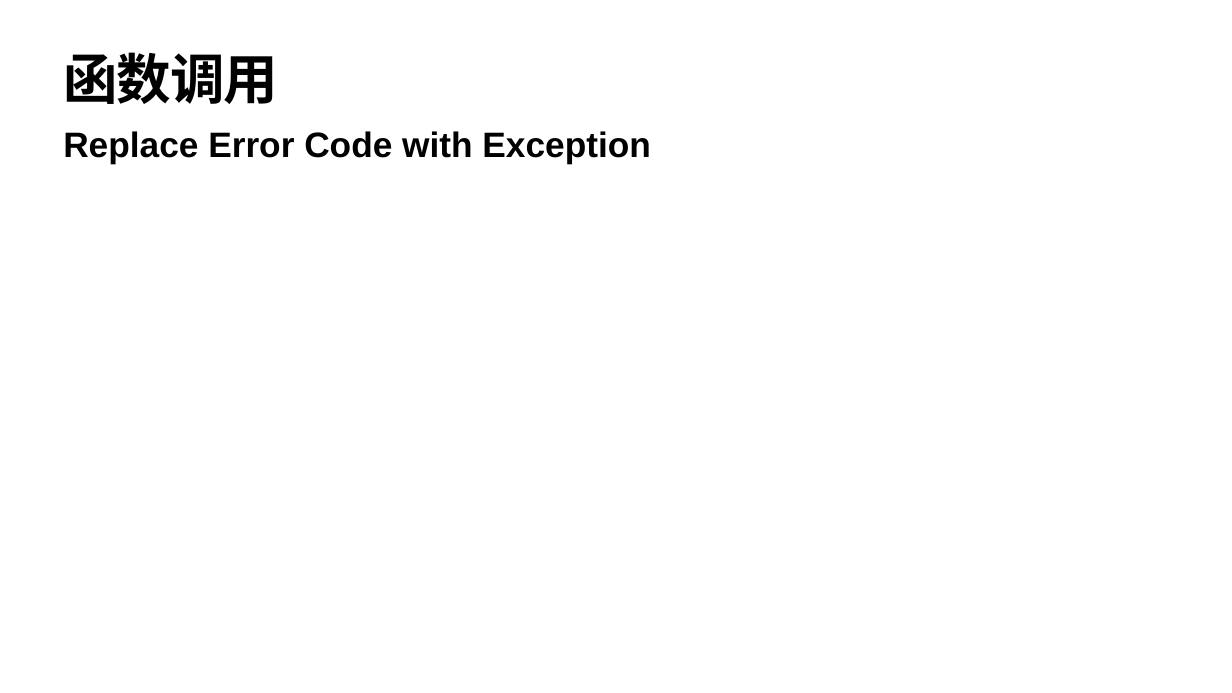
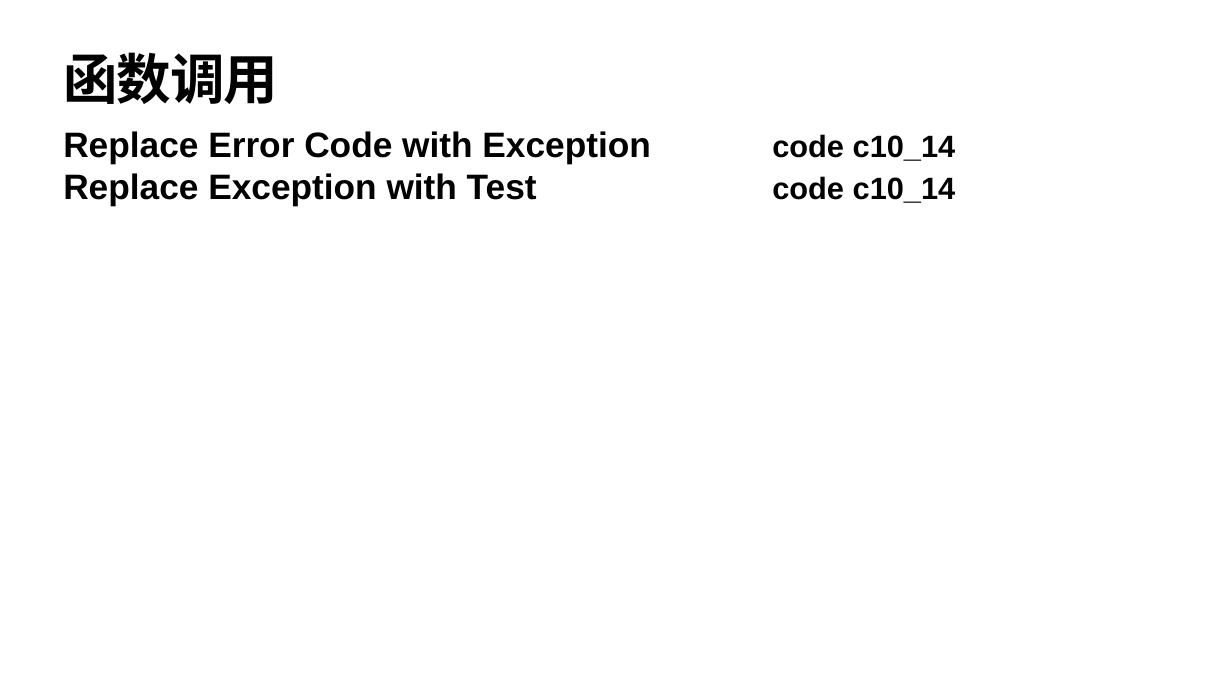
Before and after one commit to YingVickyCao/YingVickyCao.github.io, a slide deck: slide 51 of books/Refactoring/session/Refactoring_2.pptx (slide 59 before the commit). Drawn at 1232x693 pixels with LibreOffice and Linux fonts; fonts in the diff are those of the drawing. Boxes give left, top, right and bottom in pixels: in the first picture for what was removed or moved away, otherwise in the second. Text is boxed around its words. In the diff, an @@ line names an element or a change of style, - is before the commit and + after.

```diff
--- a/books/Refactoring/session/Refactoring_2.pptx
+++ b/books/Refactoring/session/Refactoring_2.pptx
@@ text at [63,131,956,206]: text changed @@
-Replace Error Code with Exception
+Replace Error Code with Exception code c10_14
+Replace Exception with Test code c10_14
```
Also in this commit, not shown: 54 other slides changed, 1 slide added, 14 slides removed, 2 other files.
